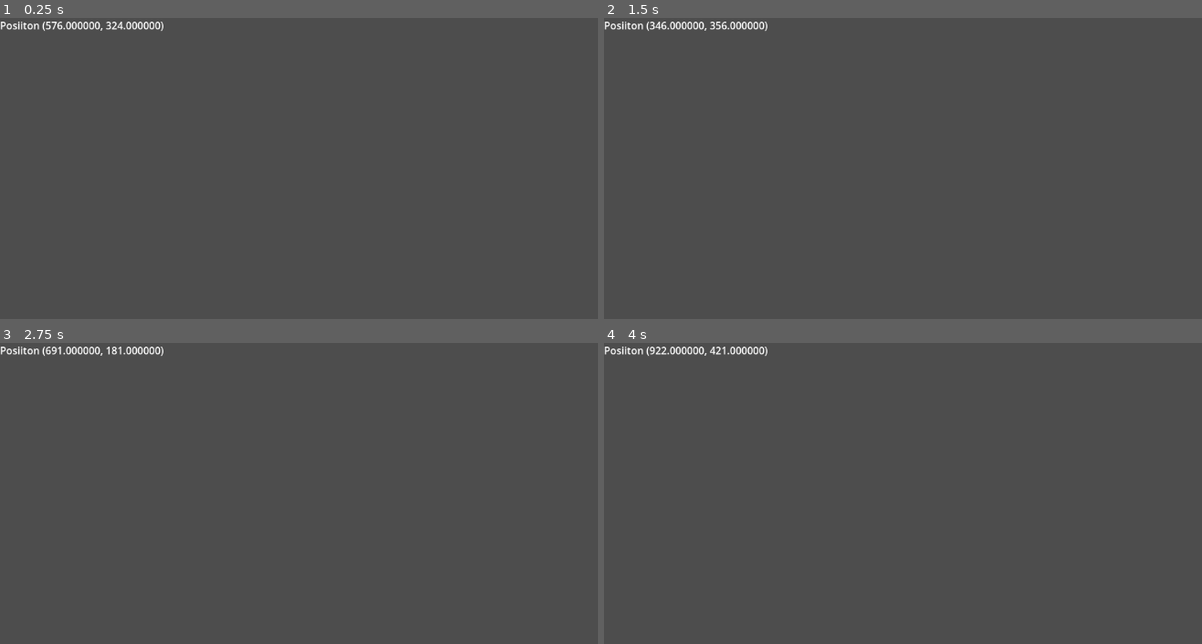
Above: before the commit, frames 1-4 (two rows, left to right).
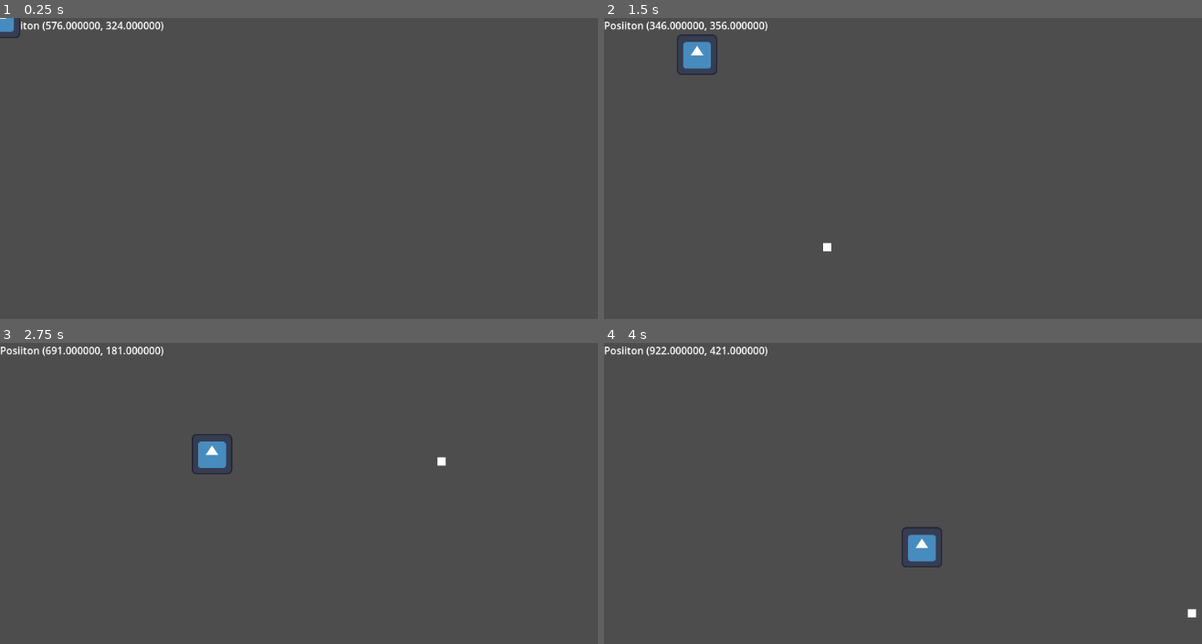
Above: after the commit, the same moments.

Repository: Opuhlos/Point-Move
Game: Godot game, scene res://main.tscn
The game is run twice, just before and just after one commit, with the same random seed, the same clock (stepped at 60 frames per second) and the same inputs. Before the commit the project has no main scene; this scene is started directly in both runs. The engine's default icon, where the game draws it, is replaced by a stand-in: a white triangle on a blue panel in a dark square.
Inputs (mouse positions are in pixels of both pictures, inside the frame that each line leads up to):
- Up to frame 1 (0.25 s): no input
- Up to frame 2 (1.5 s): tap Enter at 0.5 s; move the mouse to (1130, 201) at 0.52 s; click (1130, 201) at 0.67 s; move the mouse to (825, 243) at 1.27 s; click (825, 243) at 1.42 s
- Up to frame 3 (2.75 s): move the mouse to (436, 457) at 2.02 s; click (436, 457) at 2.17 s
- Up to frame 4 (4 s): move the mouse to (932, 628) at 2.77 s; click (932, 628) at 2.92 s; move the mouse to (1190, 607) at 3.52 s; click (1190, 607) at 3.67 s

The runs differ from the first frame. In frame 1, 0.2% of the frame differs, in the area x 0-4%, y 0-7%; in frame 2, 0.6%; in frame 3, 0.6%; in frame 4, 0.6%, in the area x 49-100%, y 61-92%.

Commit message:
marker

Diff:
--- a/point-move/main.tscn
+++ b/point-move/main.tscn
@@ -1,6 +1,8 @@
-[gd_scene load_steps=2 format=3 uid="uid://cxw3ai7wcqnms"]
+[gd_scene load_steps=4 format=3 uid="uid://cxw3ai7wcqnms"]
 
 [ext_resource type="Script" uid="uid://d3ktxkxi4fedl" path="res://mouse_position_label.gd" id="1_ig7tw"]
+[ext_resource type="PackedScene" uid="uid://c56dfmtict6f1" path="res://player.tscn" id="3_1bvp3"]
+[ext_resource type="Script" uid="uid://e81op12aqbs7" path="res://marker.gd" id="3_h2yge"]
 
 [node name="Main" type="Node2D"]
 
@@ -8,3 +10,10 @@
 offset_right = 40.0
 offset_bottom = 23.0
 script = ExtResource("1_ig7tw")
+
+[node name="Player" parent="." instance=ExtResource("3_1bvp3")]
+
+[node name="Marker" type="ColorRect" parent="."]
+offset_right = 13.0
+offset_bottom = 13.0
+script = ExtResource("3_h2yge")
--- /dev/null
+++ b/point-move/marker.gd
@@ -0,0 +1,13 @@
+extends ColorRect
+
+func _ready() -> void:
+	hide()
+	Singleton.player_stationed.connect(_on_player_stationed)
+
+func _process(delta: float) -> void:
+	if Input.is_mouse_button_pressed(MOUSE_BUTTON_LEFT):
+		show()
+		position = get_global_mouse_position()
+
+func _on_player_stationed() -> void:
+	hide()
--- a/point-move/plalyer.gd
+++ b/point-move/player.gd
@@ -11,3 +11,5 @@
 	if (position.distance_to(destination) > 3):
 		velocity = position.direction_to(destination).normalized() * speed
 		move_and_slide()
+	else:
+		Singleton.player_stationed.emit()
--- a/point-move/plalyer.tscn
+++ b/point-move/player.tscn
@@ -1,17 +1,17 @@
 [gd_scene load_steps=4 format=3 uid="uid://c56dfmtict6f1"]
 
-[ext_resource type="Script" uid="uid://dntkjsp0khr52" path="res://plalyer.gd" id="1_3g6h5"]
-[ext_resource type="Texture2D" uid="uid://cy58p22doo2uk" path="res://icon.svg" id="2_usr8b"]
+[ext_resource type="Script" uid="uid://dntkjsp0khr52" path="res://player.gd" id="1_onrkg"]
+[ext_resource type="Texture2D" uid="uid://cy58p22doo2uk" path="res://icon.svg" id="2_i3pqv"]
 
 [sub_resource type="RectangleShape2D" id="RectangleShape2D_3w50a"]
 size = Vector2(64, 64)
 
-[node name="Plalyer" type="CharacterBody2D"]
-script = ExtResource("1_3g6h5")
+[node name="Player" type="CharacterBody2D"]
+script = ExtResource("1_onrkg")
 
 [node name="Sprite2D" type="Sprite2D" parent="."]
 scale = Vector2(0.5, 0.5)
-texture = ExtResource("2_usr8b")
+texture = ExtResource("2_i3pqv")
 
 [node name="CollisionShape2D" type="CollisionShape2D" parent="."]
 shape = SubResource("RectangleShape2D_3w50a")
--- a/point-move/project.godot
+++ b/point-move/project.godot
@@ -11,5 +11,10 @@
 [application]
 
 config/name="point move"
+run/main_scene="uid://cxw3ai7wcqnms"
 config/features=PackedStringArray("4.4", "Forward Plus")
 config/icon="res://icon.svg"
+
+[autoload]
+
+Singleton="*res://singleton.gd"
--- /dev/null
+++ b/point-move/singleton.gd
@@ -0,0 +1,3 @@
+extends Node
+
+signal player_stationed
Not shown, added: point-move/marker.gd.uid
Renamed: point-move/plalyer.gd.uid -> point-move/player.gd.uid
Not shown, added: point-move/singleton.gd.uid
